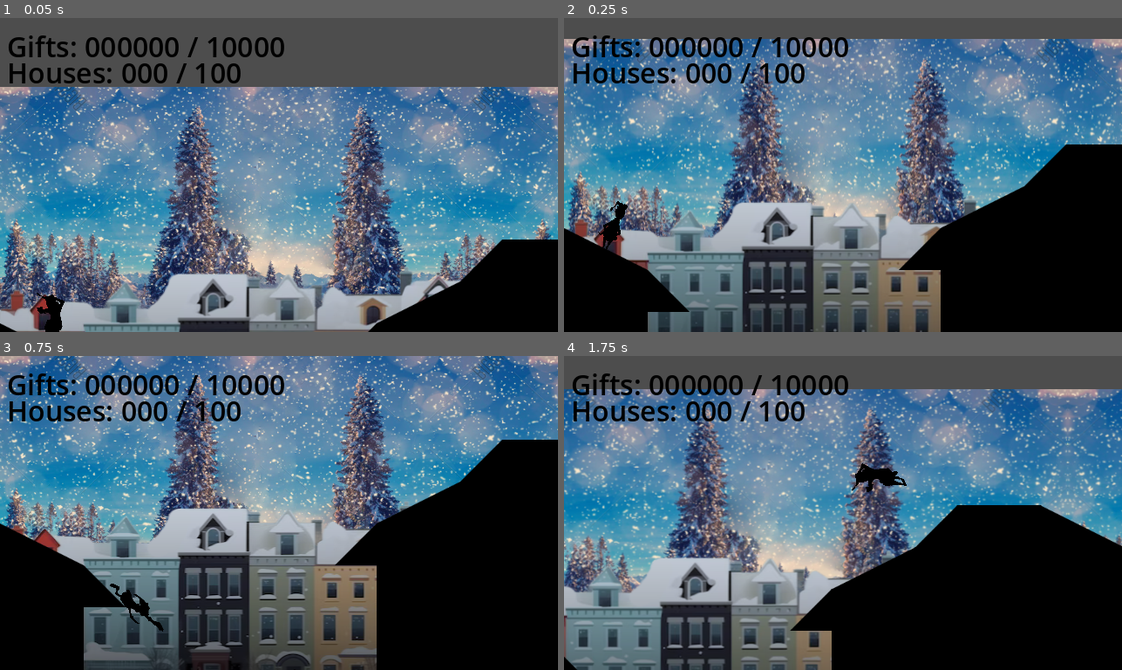
Above: before the commit, frames 1-4 (two rows, left to right).
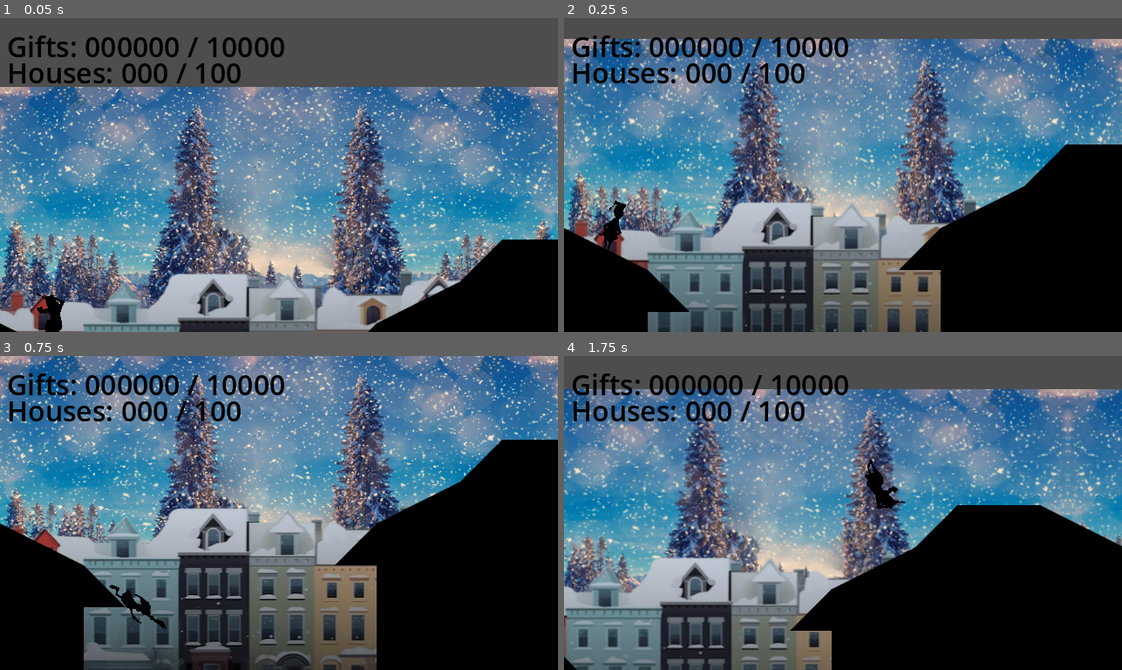
Above: after the commit, the same moments.

Repository: SalticHash/GrinchGame
Game: Godot game, scene res://world/world.tscn
Same seed, same stepped clock (60 frames per second), same inputs: the game is played once before the commit and once after it.
Inputs (mouse positions are in pixels of both pictures, inside the frame that each line leads up to):
- Up to frame 1 (0.05 s): no input
- Up to frame 2 (0.25 s): no input
- Up to frame 3 (0.75 s): move the mouse to (401, 497) at 0.52 s; hold D (right) from 0.53 s (still down); hold Shift (sprint) from 0.53 s (still down)
- Up to frame 4 (1.75 s): tap Space (jump) at 0.77, 1.52 s; move the mouse to (731, 528) at 1.27 s; release D (right) at 1.28 s; release Shift (sprint) at 1.28 s; hold A (left) from 1.28 s (still down); tap Shift (sprint) at 1.35 s

Frame 1 is identical in both runs. In frame 2, less than 0.1% of the frame differs, in the area x 6-12%, y 58-74%; in frame 3, 0.2%; in frame 4, 0.6%, in the area x 51-62%, y 33-49%.

Commit message:
Move sprite rotation to animation scriot

Diff:
--- a/grinch/grinch.gd
+++ b/grinch/grinch.gd
@@ -81,16 +81,6 @@
 
 	if not is_on_floor():
 		velocity += get_gravity() * delta
-		if $FloorRaycast.is_colliding() and velocity.y >= 0:
-			var d = global_position.distance_to($FloorRaycast.get_collision_point())
-			var angle_d = fposmod($Sprite.rotation_degrees, 360.0)
-			var spin = remap(velocity.y, 0, 400, 0, 6)
-			if angle_d < 10 and d < 50:
-				$Sprite.rotation = lerp_angle($Sprite.rotation, 0.0, 0.5)
-			else:
-				$Sprite.rotation_degrees += velocity.x / 100 * spin
-		else:
-			$Sprite.rotation_degrees += velocity.x / 100
 		accel = ACCEL_AIR
 		decel = DECEL_AIR
 	if is_on_floor() or is_on_wall():
@@ -98,7 +88,7 @@
 		decel = DECEL
 		jumps = MAX_JUMPS
 		dashes = MAX_DASHES
-		$Sprite.rotation = get_floor_normal().angle() + PI / 2
+
 
 	pressed_direction = Input.get_axis("left", "right")
 	jump()
--- a/grinch/grinch.tscn
+++ b/grinch/grinch.tscn
@@ -266,6 +266,11 @@
 "": SubResource("AnimationLibrary_lgc0m")
 }
 
+[node name="FloorRaycast" type="RayCast2D" parent="Sprite"]
+position = Vector2(0, 285.714)
+scale = Vector2(5.71429, 5.71429)
+target_position = Vector2(0, 400)
+
 [node name="Audio" type="ResourcePreloader" parent="." node_paths=PackedStringArray("player", "sprite")]
 editor_description = "The children of a MultipleAudioStreamPlayer Node must be all of type AudioStreamPlayer and have a lowercase name"
 script = ExtResource("30_a3fm4")
@@ -286,9 +291,6 @@
 
 [node name="run" type="AudioStreamPlayer" parent="Audio"]
 stream = ExtResource("31_v5138")
-
-[node name="FloorRaycast" type="RayCast2D" parent="."]
-target_position = Vector2(0, 400)
 
 [node name="Camera" type="Camera2D" parent="."]
 position = Vector2(0, -55)
--- a/grinch/sprite.gd
+++ b/grinch/sprite.gd
@@ -35,6 +35,9 @@
 		play("sprint")
 
 func grounded_animations(delta: float) -> void:
+
+	rotation = lerp_angle(rotation, player.get_floor_normal().angle() + PI / 2, delta * 10)
+
 	if player.is_moving or player.is_direction_pressed:
 		movement_animations(delta)
 	else:
@@ -44,6 +47,17 @@
 
 func airtime_animations(_delta: float) -> void:
 	play("jump")
+	if $FloorRaycast.is_colliding() and player.velocity.y >= 0:
+		print(1)
+		var d = player.global_position.distance_to($FloorRaycast.get_collision_point())
+		var angle_d = fposmod(rotation_degrees, 360.0)
+		var spin = remap(player.velocity.y, 0, 400, 0, 106)
+		if angle_d < 10 and d < 50:
+			rotation = lerp_angle(rotation, 0.0, 0.5)
+		else:
+			rotation_degrees += player.velocity.x / 100 * 100 * spin
+	else:
+		rotation_degrees += player.velocity.x / 100
 
 func _process(delta: float) -> void:
 	if player.is_on_floor():
